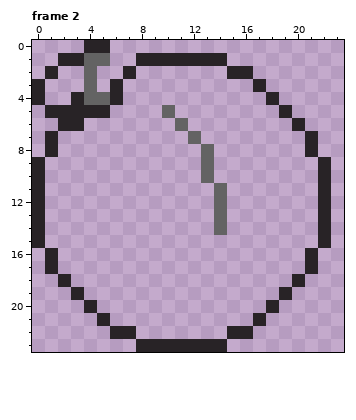
One commit to this pixel-art file: sprites/aseprite/peach_ui.aseprite. The picture above was drawn from the file before the commit.
24x24 pixels, 2 frames. Shown: frame 2.
After:
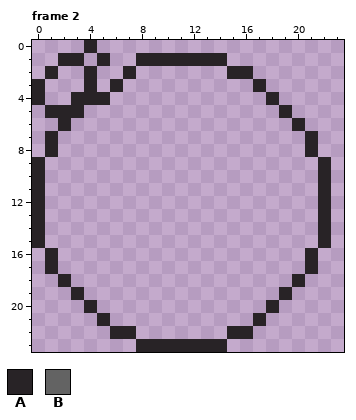
Palette (. is transparent): A #282326  B #636363
Difference:
Frame 2:
The author changed colour B to colour A in row 1 at x 5; in rows 2 to 3 at x 4; in row 4 at x 4 to 5.
Colour A is removed in row 0 at x 5; in row 4 at x 6; in row 5 at x 4 to 5; in row 6 at x 3.
Colour B is removed in row 1 at x 4; in row 5 at x 10; in row 6 at x 11; in row 7 at x 12; in rows 8 to 10 at x 13; in rows 11 to 14 at x 14.
Boxes around the changes in both pictures, in picture pixels (x1, y1, x2, y2):
changed: (71, 40, 227, 235)
